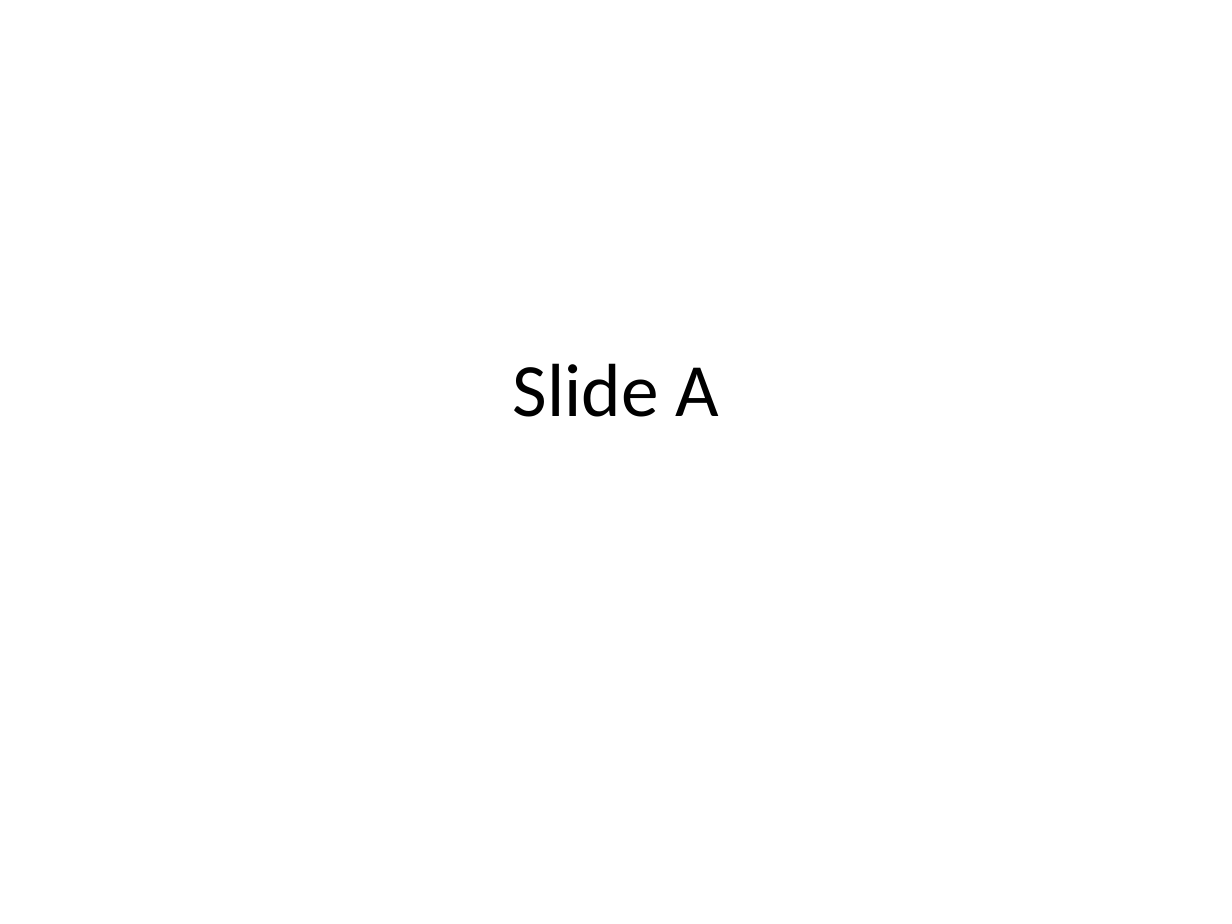
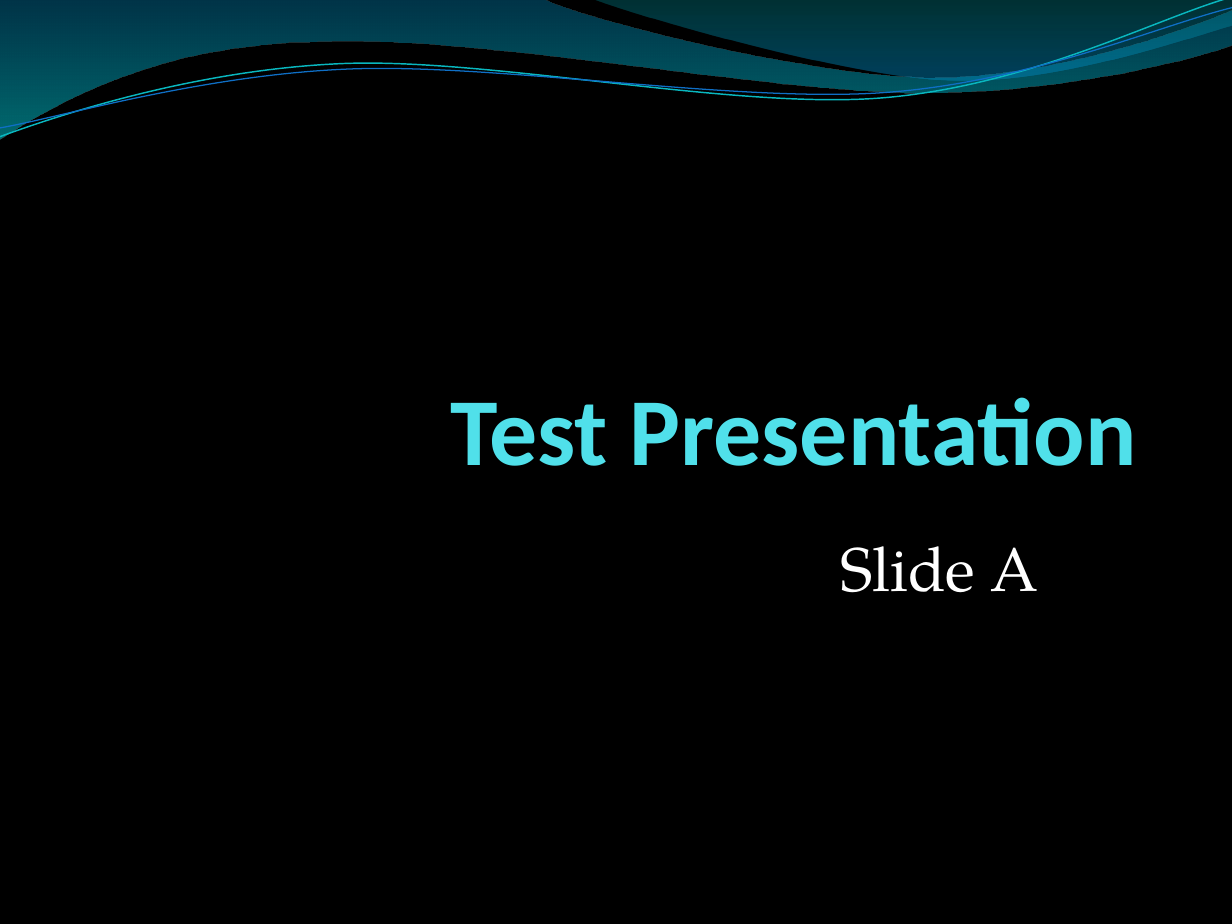
Before and after one commit to JoseCamino/DPresenter, a slide deck: slide 1 of Parser/testsuite/test_files/testpresentation.pptx. Drawn at 1232x924 pixels with LibreOffice and Linux fonts; fonts in the diff are those of the drawing; background and template pictures are left out. Boxes give left, top, right and bottom in pixels: in the first picture for what was removed or moved away, otherwise in the second. Text is boxed around its words. In the diff, an @@ line names an element or a change of style, - is before the commit and + after.

Commit message:
Improved test coverage
Added images and themes to the sample slides to improve test coverage

```diff
--- a/Parser/testsuite/test_files/testpresentation.pptx
+++ b/Parser/testsuite/test_files/testpresentation.pptx
@@ background #FFFFFF to picture (left out) @@
@@ freeform shape added at box(0, 0, 1232, 139), fill gradient #0074A1 to #00C6CF @@
@@ freeform shape added at box(0, 0, 1232, 144), outline #0AB8BF 0.85 pt @@
@@ freeform shape added at box(0, 8, 1232, 137), outline #0F6FC6 0.75 pt @@
@@ freeform shape added at box(590, 0, 1232, 85), fill gradient #00A1A9 to #008BBF @@
@@ title "Test Presentation" at box(450, 397, 1137, 466): vertical alignment middle to bottom @@
@@ title at box(450, 397, 1137, 466): text changed; size 44 to 56 pt; text colour #000000 to #51E0EA; bold on @@
-Slide A
+Test Presentation
@@ subtitle added at box(840, 546, 1039, 593), 36 pt, text #FFFFFF @@
+Slide A
```
Also in this commit, not shown: 1 other slide changed, 2 slides added, 1 slide removed, 5 other files.
